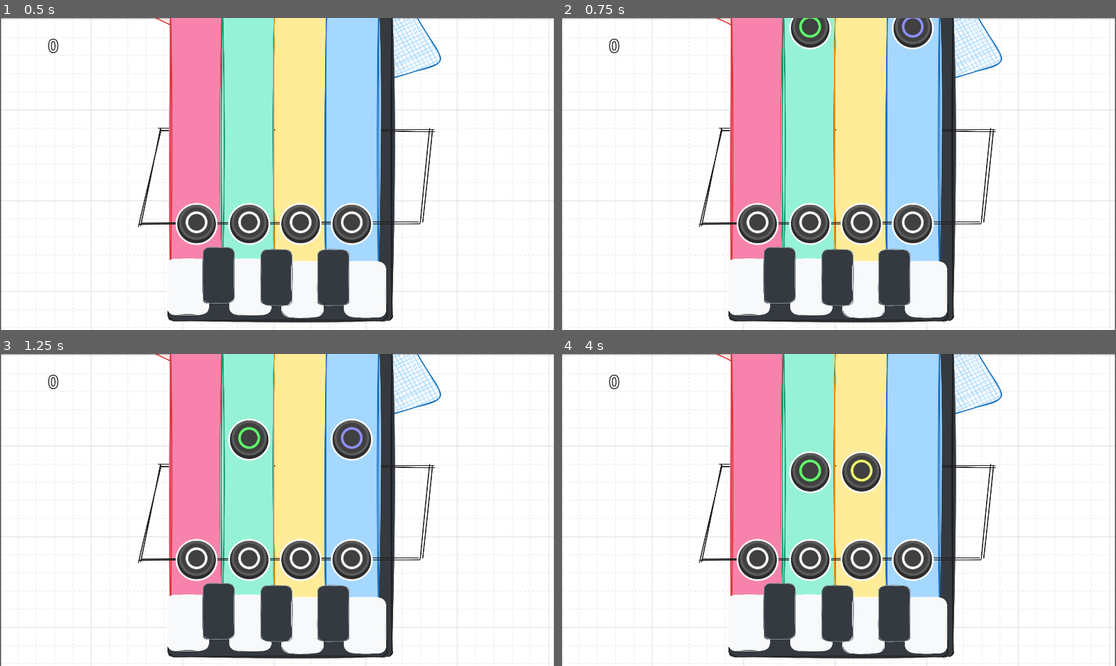
Above: before the commit, frames 1-4 (two rows, left to right).
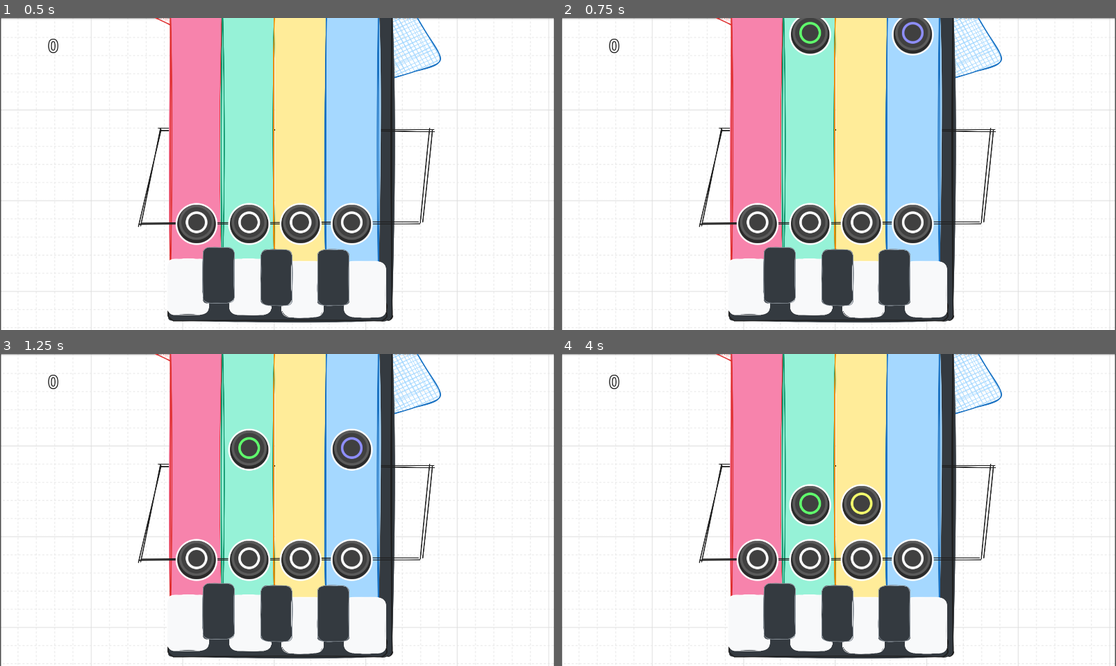
Above: after the commit, the same moments.

Repository: luiz-couto/encore
Game: Godot game, scene res://scenes/game.tscn
The game is run twice, just before and just after one commit, with the same random seed, the same clock (stepped at 60 frames per second) and the same inputs.
Inputs (mouse positions are in pixels of both pictures, inside the frame that each line leads up to):
- Up to frame 1 (0.5 s): no input
- Up to frame 2 (0.75 s): tap Enter at 0.5 s; move the mouse to (960, 158) at 0.52 s; click (960, 158) at 0.67 s
- Up to frame 3 (1.25 s): no input
- Up to frame 4 (4 s): move the mouse to (727, 525) at 1.27 s; click (727, 525) at 1.42 s; move the mouse to (894, 441) at 2.02 s; click (894, 441) at 2.17 s; move the mouse to (810, 572) at 2.77 s; click (810, 572) at 2.92 s; move the mouse to (1005, 556) at 3.52 s; click (1005, 556) at 3.67 s

Frame 1 is identical in both runs. In frame 2, 1.1% of the frame differs, in the area x 41-68%, y 0-13%; in frame 3, 1.7%; in frame 4, 3.0%, in the area x 41-58%, y 31-56%.

Commit message:
using bpm from gameplay handler

Diff:
--- a/encore/scripts/game.gd
+++ b/encore/scripts/game.gd
@@ -10,6 +10,9 @@
 
 var paused: bool = false
 var options: Array = []
+
+func _process(_delta: float) -> void:
+	$Conductor.bpm = $OptionMenuNode2D/GameplayHandler.bpm
 
 func _on_conductor_measure(measurePosition: int) -> void:
 	if measurePosition == 1:
